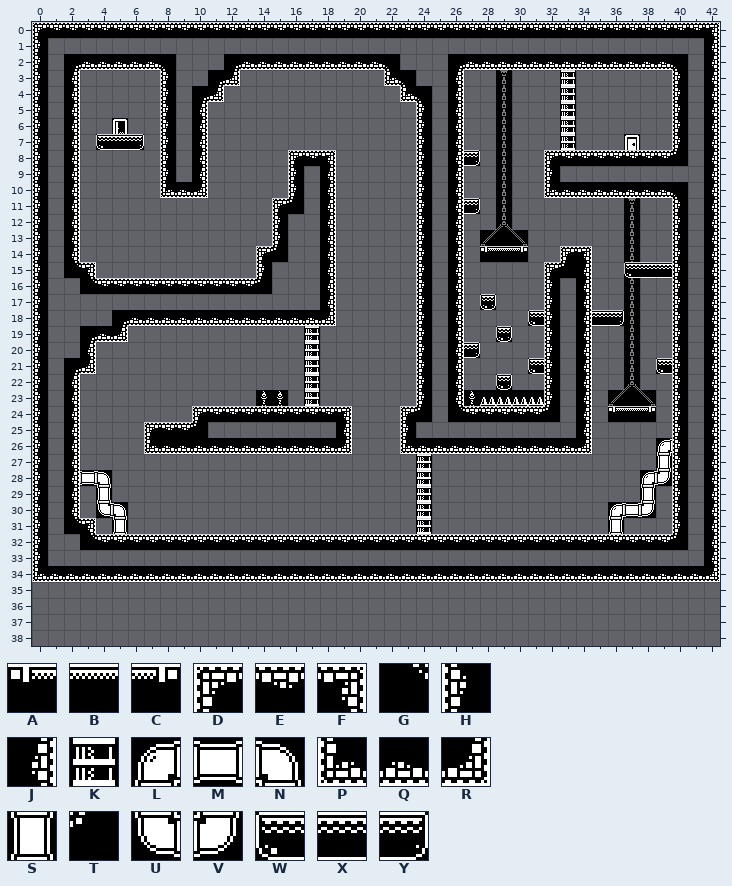
An edit to a level. Tiled map, Assets/SuperTiled2Unity/Import/LevelBit6_64x64.tmx. Above: the version before the commit.
Cells are 64x64 px. Shown: x 0..42, y 0..38. The old version is drawn lined up with the new one.
Key: from "Tileset_64x64": A 44 "chain_platform_bottomrig", B 45 "chain_platform_bottom", C 46 "chain_platform_bottomrig", D 195 "brick_topleft", E 196 "brick_topmiddle", F 197 "brick_topright", G 199 "brick_corner_topright", H 215 "brick_middleleft", J 217 "brick_middleright", K 225 "barrel_01", L 227 "pipe_topleft", M 228 "pipe_horizontal", N 229 "pipe_topright", P 235 "brick_bottomleft", Q 236 "brick_bottommiddle", R 237 "brick_bottomright", S 247 "pipe_vertical", T 259 "brick_corner_topleft", U 267 "pipe_bottomleft", V 269 "pipe_bottomright", W 330 "ground_left", X 331 "ground_middle_horizontal", Y 332 "ground_right".
_ is an empty cell.
Layers that did not change in this view are not listed.
Layer "MainLayer" before, first column x 0:
24 H_J_______DEEEEEEEEF___DT_GEEEEET_J_ABC_H_J
25 H_J____DEET________J___H__________J_____H_J
26 H_J____PQQQQQQQQQQQR___PQQQQQQQQQQR____LH_J
27 H_J_____________________K______________SH_J
28 H_JMN___________________K_____________LVH_J
29 H_J_S___________________K_____________S_H_J
30 H_J_UN__________________K___________LMV_H_J
31 H_GF_S__________________K___________S___H_J
32 H__GEEEEEEEEEEEEEEEEEEEEEEEEEEEEEEEEEEEET_J
33 H_________________________________________J
34 PQQQQQQQQQQQQQQQQQQQQQQQQQQQQQQQQQQQQQQQQQR
35 ___________________________________________
36 ___________________________________________
37 ___________________________________________
38 ___________________________________________
Now the later version:
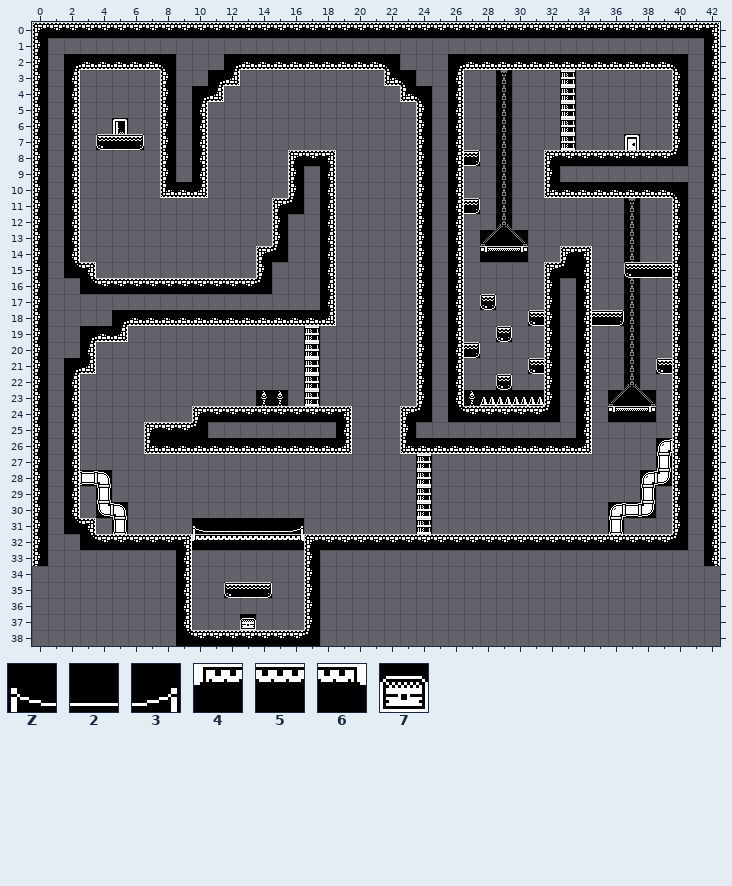
Further tiles: from "Tileset_64x64": Z 140 "bridge_topleft", 2 141 "bridge_top", 3 142 "bridge_topright", 4 160 "bridge_bottomleft", 5 161 "bridge_bottom", 6 162 "bridge_bottomright", 7 389 "chest_closed".
The edit:
Changed rows in their new state; . is an unchanged cell.
map size 43x35 -> 43x45 cells
Layer "MainLayer":
first column x 0:
31 ..........Z222223..........................
32 .........F4555556D.........................
33 .........J.......H.........................
34 _________J_______H_________________________
35 .........J..WXY..H.........................
36 .........J.......H.........................
37 .........J...7...H.........................
38 .........GEEEEEEET.........................
